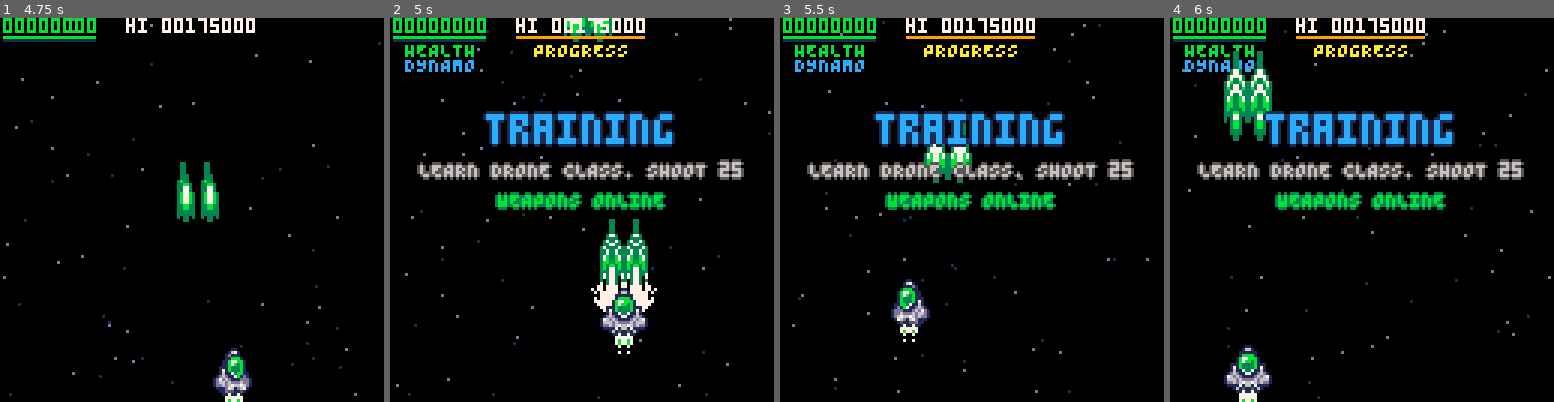
Above: before the commit, frames 1-4 (left to right).
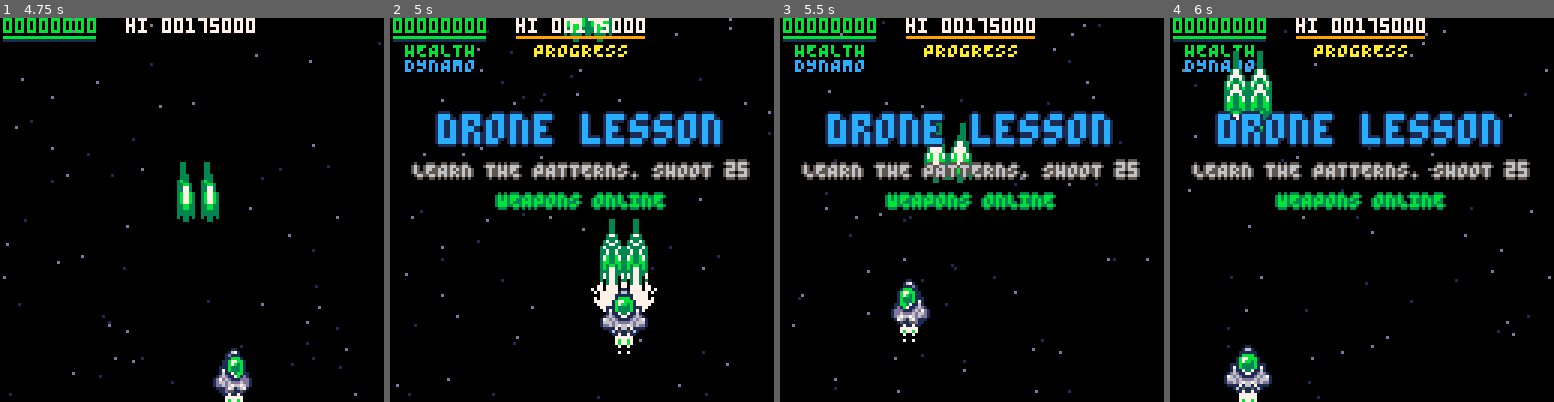
Above: after the commit, the same moments.

Repository: wimpysworld/antsy-alien-attack-pico
Game: PICO-8 cartridge main.p8
Two runs of this game, one before a commit and one after it. Both use one fixed random seed, a clock stepped at 60 frames per second and the inputs below.
Inputs:
- Up to frame 1 (4.75 s): tap X (X key) at 0.33, 1.07, 1.85, 2.97, 4.08 s; tap O (Z key) at 0.7, 1.7, 2.1, 2.5, 2.9, 3.3, 3.7, 4.1, 4.5 s; hold Right 1.6-2.1 s; hold Up 2.15-2.42 s; hold Right 2.47-3.03 s; hold Left 3.08-3.58 s; hold Down 3.63-3.97 s; hold Right 4.02-4.68 s; hold Up from 4.73 s (still down)
- Up to frame 2 (5 s): keep holding Up; tap O (Z key) at 4.9 s
- Up to frame 3 (5.5 s): release Up at 5.03 s; hold Left from 5.08 s (still down); tap X (X key) at 5.2 s; tap O (Z key) at 5.3 s
- Up to frame 4 (6 s): release Left at 5.68 s; tap O (Z key) at 5.7 s; hold Down from 5.73 s (still down)

Frame 1 is identical in both runs. In frame 2, 6.4% of the frame differs, in the area x 5-94%, y 24-43%; in frame 3, 6.4%; in frame 4, 6.4%.

Commit message:
fix: change the training mission text

Diff:
--- a/main.p8
+++ b/main.p8
@@ -779,8 +779,8 @@
    win_target,
    draw_training,
    difficulty+3,
-   "training",
-   "learn "..alien.." class. shoot "..tostr(win_target)
+   alien.." lesson",
+   "learn the patterns. shoot "..tostr(win_target)
  else
   if #aliens<gamestate.aliens_max then
    create_alien(rnd_range(16,112),rnd_range(-16,-8),alien)
